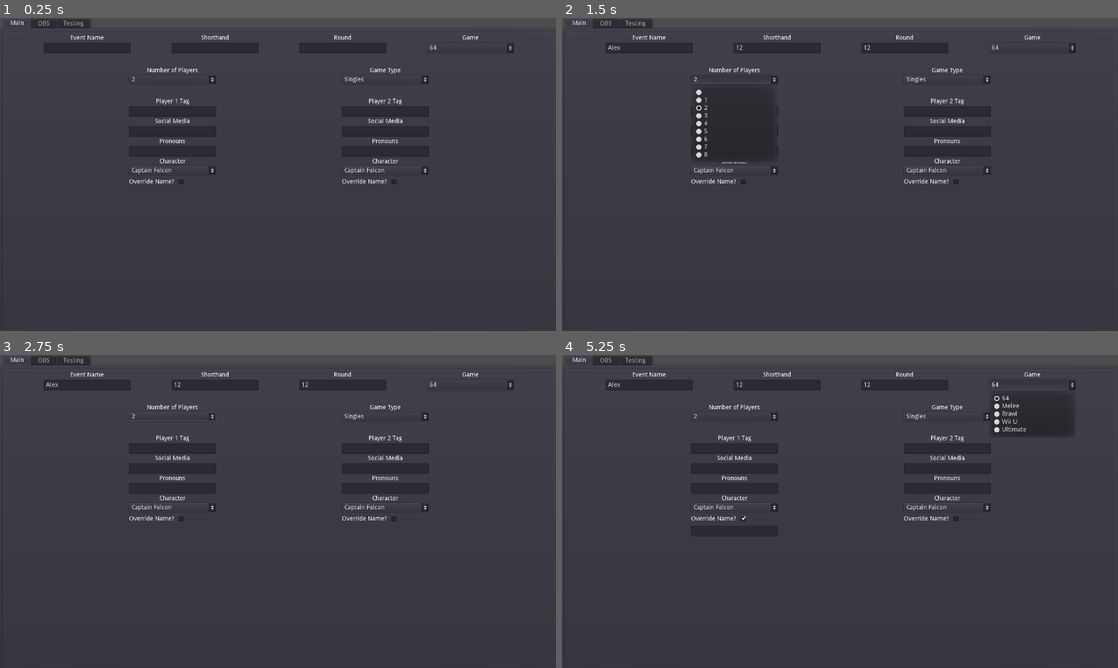
Above: before the commit, frames 1-4 (two rows, left to right).
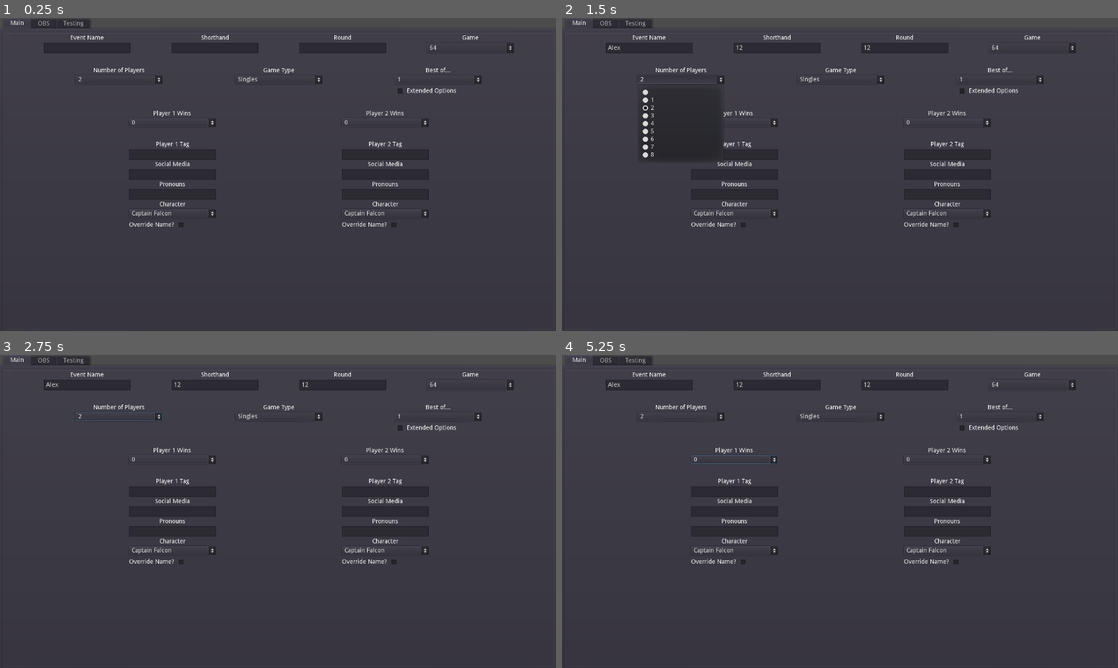
Above: after the commit, the same moments.

Repository: godofgrunts/Potassium-OBS-Controller-2
Game: Godot game, scene res://Main.tscn
Two runs of this game, one before a commit and one after it. Both use one fixed random seed, a clock stepped at 60 frames per second and the inputs below.
Inputs (mouse positions are in pixels of both pictures, inside the frame that each line leads up to):
- Up to frame 1 (0.25 s): no input
- Up to frame 2 (1.5 s): click (650, 49) at 0.52 s; type "Alex" at 0.6 s; click (778, 49) at 0.75 s; type "12" at 0.83 s; click (906, 49) at 0.98 s; type "12" at 1.07 s; click "2" at 1.25 s
- Up to frame 3 (2.75 s): click "Singles" at 2 s
- Up to frame 4 (5.25 s): click (1001, 417) at 2.75 s, where only the run after the commit has a clickable "1"; click (745, 517) at 3.52 s; click (734, 458) at 4.25 s, where only the run after the commit has a clickable "0"; click "64" at 5 s

The runs differ from the first frame. In frame 1, 2.1% of the frame differs, in the area x 14-87%, y 15-67%; in frame 2, 2.6%; in frame 3, 2.2%; in frame 4, 2.8%, in the area x 14-92%, y 8-67%.

Commit message:
Everything linked to OBS
Everything is linked to OBS. For now it's hard coded. In the future I'd like to add an option for the user to be able to change the source names.

Diff:
--- a/Main.gd
+++ b/Main.gd
@@ -25,20 +25,24 @@
 	SignalManager.connect("player_pronoun_changed", self, "_on_player_pronoun_changed")
 	SignalManager.connect("player_character_changed", self, "_on_player_character_changed")
 	SignalManager.connect("player_character_override_changed", self, "_on_player_character_override_changed")
+	SignalManager.connect("score_changed", self, "_on_player_score_changed")
 	_on_NumberOfPlayers_item_selected(2)
 	SignalManager.emit_signal("main_ready", $ObsWebsocket)
 
 
 func _on_EventNameInput_text_changed(new_text: String) -> void:
 	event_name = new_text
+	obs_websocket.send_command("SetSourceSettings", {"sourceName":"EventName", "sourceSettings":{"text":event_name}})
 
 
 func _on_ShorthandInput_text_changed(new_text: String) -> void:
 	shorthand_name = new_text
+	obs_websocket.send_command("SetSourceSettings", {"sourceName":"Shorthand", "sourceSettings":{"text":shorthand_name}})
 
 
 func _on_RoundInput_text_changed(new_text: String) -> void:
 	round_name = new_text
+	obs_websocket.send_command("SetSourceSettings", {"sourceName":"Round", "sourceSettings":{"text":round_name}})
 
 
 func _on_GameDropDown_item_selected(index: int) -> void:
@@ -58,9 +62,13 @@
 		0:
 			_on_NumberOfPlayers_item_selected(2)
 			number_of_players_menu.select(2)
+			$TabContainer/Main/PanelContainer/VBoxContainer/ScoreLine/Player1/Label.text = "Player 1 Wins"
+			$TabContainer/Main/PanelContainer/VBoxContainer/ScoreLine/Player2/Label.text = "Player 2 Wins"
 		1:
 			_on_NumberOfPlayers_item_selected(4)
 			number_of_players_menu.select(4)
+			$TabContainer/Main/PanelContainer/VBoxContainer/ScoreLine/Player1/Label.text = "Team 1 Wins"
+			$TabContainer/Main/PanelContainer/VBoxContainer/ScoreLine/Player2/Label.text = "Team 2 Wins"
 
 func _on_NumberOfPlayers_item_selected(index: int) -> void:
 	SignalManager.emit_signal("reset_player_lines")
@@ -73,7 +81,6 @@
 # warning-ignore:integer_division
 	var line_count = index / 4
 	var modulate_line = index % 4
-	print("modulate_line = %s" % modulate_line)
 
 	if modulate_line != 0:
 		line_count = line_count + 1
@@ -109,6 +116,10 @@
 	var source_name = source + "Character"
 	obs_websocket.send_command("SetSourceSettings", {"sourceName":source_name, "sourceSettings":{"text":text}})
 
+func _on_player_score_changed(source_name, score) -> void:
+	var text = str(score)
+	obs_websocket.send_command("SetSourceSettings", {"sourceName":source_name, "sourceSettings":{"text":text}})
+
 func _on_obs_updated(data) -> void:
 	pass
 func _on_obs_connected() -> void:
--- a/Main.tscn
+++ b/Main.tscn
@@ -7,6 +7,8 @@
 [ext_resource path="res://scripts/PlayerLine.gd" type="Script" id=5]
 [ext_resource path="res://scripts/PlayerCharacter.gd" type="Script" id=6]
 [ext_resource path="res://addons/obs_websocket_gd/obs_ui.tscn" type="PackedScene" id=7]
+[ext_resource path="res://scripts/BestOf.gd" type="Script" id=8]
+[ext_resource path="res://scripts/ScoreLine.gd" type="Script" id=9]
 
 [node name="Main" type="CanvasLayer"]
 script = ExtResource( 1 )
@@ -182,9 +184,122 @@
 [node name="SecondLine" type="HBoxContainer" parent="TabContainer/Main/PanelContainer/VBoxContainer"]
 margin_top = 75.0
 margin_right = 1262.0
-margin_bottom = 113.0
+margin_bottom = 141.0
 
 [node name="Padding" type="Control" parent="TabContainer/Main/PanelContainer/VBoxContainer/SecondLine"]
+margin_right = 159.0
+margin_bottom = 66.0
+grow_horizontal = 0
+grow_vertical = 0
+rect_min_size = Vector2( 50, 0 )
+size_flags_horizontal = 3
+
+[node name="PlayerCount" type="VBoxContainer" parent="TabContainer/Main/PanelContainer/VBoxContainer/SecondLine"]
+margin_left = 163.0
+margin_right = 363.0
+margin_bottom = 66.0
+
+[node name="Label" type="Label" parent="TabContainer/Main/PanelContainer/VBoxContainer/SecondLine/PlayerCount"]
+margin_right = 200.0
+margin_bottom = 14.0
+text = "Number of Players"
+align = 1
+
+[node name="NumberOfPlayers" type="OptionButton" parent="TabContainer/Main/PanelContainer/VBoxContainer/SecondLine/PlayerCount"]
+margin_top = 18.0
+margin_right = 200.0
+margin_bottom = 38.0
+rect_min_size = Vector2( 200, 0 )
+text = "Item 0"
+script = ExtResource( 3 )
+
+[node name="Padding2" type="Control" parent="TabContainer/Main/PanelContainer/VBoxContainer/SecondLine"]
+margin_left = 367.0
+margin_right = 527.0
+margin_bottom = 66.0
+rect_min_size = Vector2( 50, 0 )
+size_flags_horizontal = 3
+
+[node name="GameType" type="VBoxContainer" parent="TabContainer/Main/PanelContainer/VBoxContainer/SecondLine"]
+margin_left = 531.0
+margin_right = 731.0
+margin_bottom = 66.0
+
+[node name="Label" type="Label" parent="TabContainer/Main/PanelContainer/VBoxContainer/SecondLine/GameType"]
+margin_right = 200.0
+margin_bottom = 14.0
+text = "Game Type"
+align = 1
+
+[node name="GameTypeOptions" type="OptionButton" parent="TabContainer/Main/PanelContainer/VBoxContainer/SecondLine/GameType"]
+margin_top = 18.0
+margin_right = 200.0
+margin_bottom = 38.0
+rect_min_size = Vector2( 200, 0 )
+script = ExtResource( 2 )
+data_type = "modes"
+
+[node name="Padding3" type="Control" parent="TabContainer/Main/PanelContainer/VBoxContainer/SecondLine"]
+margin_left = 735.0
+margin_right = 894.0
+margin_bottom = 66.0
+rect_min_size = Vector2( 50, 0 )
+size_flags_horizontal = 3
+
+[node name="BestOf" type="VBoxContainer" parent="TabContainer/Main/PanelContainer/VBoxContainer/SecondLine"]
+margin_left = 898.0
+margin_right = 1098.0
+margin_bottom = 66.0
+script = ExtResource( 8 )
+
+[node name="Label" type="Label" parent="TabContainer/Main/PanelContainer/VBoxContainer/SecondLine/BestOf"]
+margin_right = 200.0
+margin_bottom = 14.0
+text = "Best of..."
+align = 1
+
+[node name="BestOfButton" type="OptionButton" parent="TabContainer/Main/PanelContainer/VBoxContainer/SecondLine/BestOf"]
+margin_top = 18.0
+margin_right = 200.0
+margin_bottom = 38.0
+rect_min_size = Vector2( 200, 0 )
+
+[node name="VBoxContainer" type="HBoxContainer" parent="TabContainer/Main/PanelContainer/VBoxContainer/SecondLine/BestOf"]
+margin_top = 42.0
+margin_right = 200.0
+margin_bottom = 66.0
+
+[node name="CheckBox" type="CheckBox" parent="TabContainer/Main/PanelContainer/VBoxContainer/SecondLine/BestOf/VBoxContainer"]
+margin_right = 24.0
+margin_bottom = 24.0
+
+[node name="Label" type="Label" parent="TabContainer/Main/PanelContainer/VBoxContainer/SecondLine/BestOf/VBoxContainer"]
+margin_left = 28.0
+margin_top = 5.0
+margin_right = 142.0
+margin_bottom = 19.0
+text = "Extended Options"
+
+[node name="Padding4" type="Control" parent="TabContainer/Main/PanelContainer/VBoxContainer/SecondLine"]
+margin_left = 1102.0
+margin_right = 1262.0
+margin_bottom = 66.0
+rect_min_size = Vector2( 50, 0 )
+size_flags_horizontal = 3
+
+[node name="Padding2" type="Control" parent="TabContainer/Main/PanelContainer/VBoxContainer"]
+margin_top = 145.0
+margin_right = 1262.0
+margin_bottom = 170.0
+rect_min_size = Vector2( 0, 25 )
+
+[node name="ScoreLine" type="HBoxContainer" parent="TabContainer/Main/PanelContainer/VBoxContainer"]
+margin_top = 174.0
+margin_right = 1262.0
+margin_bottom = 212.0
+script = ExtResource( 9 )
+
+[node name="Padding" type="Control" parent="TabContainer/Main/PanelContainer/VBoxContainer/ScoreLine"]
 margin_right = 282.0
 margin_bottom = 38.0
 grow_horizontal = 0
@@ -192,68 +307,68 @@
 rect_min_size = Vector2( 50, 0 )
 size_flags_horizontal = 3
 
-[node name="PlayerCount" type="VBoxContainer" parent="TabContainer/Main/PanelContainer/VBoxContainer/SecondLine"]
+[node name="Player1" type="VBoxContainer" parent="TabContainer/Main/PanelContainer/VBoxContainer/ScoreLine"]
 margin_left = 286.0
 margin_right = 486.0
 margin_bottom = 38.0
 
-[node name="Label" type="Label" parent="TabContainer/Main/PanelContainer/VBoxContainer/SecondLine/PlayerCount"]
-margin_right = 200.0
-margin_bottom = 14.0
-text = "Number of Players"
-align = 1
-
-[node name="NumberOfPlayers" type="OptionButton" parent="TabContainer/Main/PanelContainer/VBoxContainer/SecondLine/PlayerCount"]
+[node name="Label" type="Label" parent="TabContainer/Main/PanelContainer/VBoxContainer/ScoreLine/Player1"]
+margin_right = 200.0
+margin_bottom = 14.0
+text = "Player 1 Wins"
+align = 1
+
+[node name="OptionButton" type="OptionButton" parent="TabContainer/Main/PanelContainer/VBoxContainer/ScoreLine/Player1"]
 margin_top = 18.0
 margin_right = 200.0
 margin_bottom = 38.0
 rect_min_size = Vector2( 200, 0 )
-text = "Item 0"
-script = ExtResource( 3 )
-
-[node name="Padding2" type="Control" parent="TabContainer/Main/PanelContainer/VBoxContainer/SecondLine"]
+
+[node name="Padding2" type="Control" parent="TabContainer/Main/PanelContainer/VBoxContainer/ScoreLine"]
 margin_left = 490.0
 margin_right = 772.0
 margin_bottom = 38.0
-rect_min_size = Vector2( 50, 0 )
-size_flags_horizontal = 3
-
-[node name="GameType" type="VBoxContainer" parent="TabContainer/Main/PanelContainer/VBoxContainer/SecondLine"]
+grow_horizontal = 0
+grow_vertical = 0
+rect_min_size = Vector2( 50, 0 )
+size_flags_horizontal = 3
+
+[node name="Player2" type="VBoxContainer" parent="TabContainer/Main/PanelContainer/VBoxContainer/ScoreLine"]
 margin_left = 776.0
 margin_right = 976.0
 margin_bottom = 38.0
 
-[node name="Label" type="Label" parent="TabContainer/Main/PanelContainer/VBoxContainer/SecondLine/GameType"]
-margin_right = 200.0
-margin_bottom = 14.0
-text = "Game Type"
-align = 1
-
-[node name="GameTypeOptions" type="OptionButton" parent="TabContainer/Main/PanelContainer/VBoxContainer/SecondLine/GameType"]
+[node name="Label" type="Label" parent="TabContainer/Main/PanelContainer/VBoxContainer/ScoreLine/Player2"]
+margin_right = 200.0
+margin_bottom = 14.0
+text = "Player 2 Wins"
+align = 1
+
+[node name="OptionButton" type="OptionButton" parent="TabContainer/Main/PanelContainer/VBoxContainer/ScoreLine/Player2"]
 margin_top = 18.0
 margin_right = 200.0
 margin_bottom = 38.0
 rect_min_size = Vector2( 200, 0 )
-script = ExtResource( 2 )
-data_type = "modes"
-
-[node name="Padding3" type="Control" parent="TabContainer/Main/PanelContainer/VBoxContainer/SecondLine"]
+
+[node name="Padding3" type="Control" parent="TabContainer/Main/PanelContainer/VBoxContainer/ScoreLine"]
 margin_left = 980.0
 margin_right = 1262.0
 margin_bottom = 38.0
-rect_min_size = Vector2( 50, 0 )
-size_flags_horizontal = 3
-
-[node name="Padding2" type="Control" parent="TabContainer/Main/PanelContainer/VBoxContainer"]
-margin_top = 117.0
+grow_horizontal = 0
+grow_vertical = 0
+rect_min_size = Vector2( 50, 0 )
+size_flags_horizontal = 3
+
+[node name="Padding3" type="Control" parent="TabContainer/Main/PanelContainer/VBoxContainer"]
+margin_top = 216.0
 margin_right = 1262.0
-margin_bottom = 142.0
+margin_bottom = 241.0
 rect_min_size = Vector2( 0, 25 )
 
 [node name="PlayerLine1" type="HBoxContainer" parent="TabContainer/Main/PanelContainer/VBoxContainer"]
-margin_top = 146.0
+margin_top = 245.0
 margin_right = 1262.0
-margin_bottom = 146.0
+margin_bottom = 245.0
 script = ExtResource( 5 )
 
 [node name="Padding1" type="Control" parent="TabContainer/Main/PanelContainer/VBoxContainer/PlayerLine1"]
@@ -1175,6 +1290,8 @@
 [connection signal="item_selected" from="TabContainer/Main/PanelContainer/VBoxContainer/TopLine/GameColumn/GameDropDown" to="." method="_on_GameDropDown_item_selected"]
 [connection signal="item_selected" from="TabContainer/Main/PanelContainer/VBoxContainer/SecondLine/PlayerCount/NumberOfPlayers" to="." method="_on_NumberOfPlayers_item_selected"]
 [connection signal="item_selected" from="TabContainer/Main/PanelContainer/VBoxContainer/SecondLine/GameType/GameTypeOptions" to="." method="_on_GameTypeOptions_item_selected"]
+[connection signal="item_selected" from="TabContainer/Main/PanelContainer/VBoxContainer/SecondLine/BestOf/BestOfButton" to="TabContainer/Main/PanelContainer/VBoxContainer/SecondLine/BestOf" method="_on_BestOfButton_item_selected"]
+[connection signal="toggled" from="TabContainer/Main/PanelContainer/VBoxContainer/SecondLine/BestOf/VBoxContainer/CheckBox" to="TabContainer/Main/PanelContainer/VBoxContainer/SecondLine/BestOf" method="_on_CheckBox_toggled"]
 [connection signal="toggled" from="TabContainer/Main/PanelContainer/VBoxContainer/PlayerLine1/Player1/Override/CheckBox" to="TabContainer/Main/PanelContainer/VBoxContainer/PlayerLine1/Player1" method="_on_CheckBox_toggled"]
 [connection signal="toggled" from="TabContainer/Main/PanelContainer/VBoxContainer/PlayerLine1/Player2/Override/CheckBox" to="TabContainer/Main/PanelContainer/VBoxContainer/PlayerLine1/Player2" method="_on_CheckBox_toggled"]
 [connection signal="toggled" from="TabContainer/Main/PanelContainer/VBoxContainer/PlayerLine1/Player3/Override/CheckBox" to="TabContainer/Main/PanelContainer/VBoxContainer/PlayerLine1/Player3" method="_on_CheckBox_toggled"]
--- /dev/null
+++ b/scripts/BestOf.gd
@@ -0,0 +1,28 @@
+extends VBoxContainer
+
+enum ranges {NORMAL=8,EXTENDED=102}
+
+func _ready() -> void:
+	reset_dropdown()
+	_add_numbers(ranges.NORMAL)
+
+
+func _on_CheckBox_toggled(button_pressed : bool):
+	reset_dropdown()
+	if button_pressed:
+		_add_numbers(ranges.EXTENDED)
+	if not button_pressed:
+		_add_numbers(ranges.NORMAL)
+
+func _add_numbers(max_range) -> void:
+	for i in range(1,max_range):
+		if i % 2 != 0:
+			$BestOfButton.add_item(str(i))
+
+func reset_dropdown():
+	for i in $BestOfButton.get_item_count():
+		$BestOfButton.remove_item(0)
+
+
+func _on_BestOfButton_item_selected(index):
+	SignalManager.emit_signal("best_of_changed", $BestOfButton.get_item_text(index))
--- /dev/null
+++ b/scripts/ScoreLine.gd
@@ -0,0 +1,38 @@
+extends HBoxContainer
+
+
+func _ready() -> void:
+# warning-ignore:return_value_discarded
+	SignalManager.connect("best_of_changed", self, "_on_best_of_changed")
+	$Player1/OptionButton.connect("item_selected", self, "_on_score_change_player1")
+	$Player2/OptionButton.connect("item_selected", self, "_on_score_change_player2")
+	_on_best_of_changed(1)
+
+func _on_best_of_changed(max_range) -> void:
+	print(max_range)
+	reset_dropdown()
+
+# warning-ignore:integer_division
+	var half = int(max_range) / 2
+	for i in range(0,half + 2):
+		$Player1/OptionButton.add_item(str(i))
+		$Player2/OptionButton.add_item(str(i))
+
+func _add_numbers(max_range) -> void:
+	for i in range(1,max_range):
+		if i % 2 != 0:
+			$BestOfButton.add_item(str(i))
+
+func reset_dropdown() -> void:
+	for i in $Player1/OptionButton.get_item_count():
+		$Player1/OptionButton.remove_item(0)
+	for i in $Player2/OptionButton.get_item_count():
+		$Player2/OptionButton.remove_item(0)
+
+func _on_score_change_player1(index) -> void:
+	var new_score = $Player1/OptionButton.get_item_index(index)
+	SignalManager.emit_signal("score_changed", "Player1Score", new_score)
+
+func _on_score_change_player2(index) -> void:
+	var new_score = $Player2/OptionButton.get_item_index(index)
+	SignalManager.emit_signal("score_changed", "Player2Score", new_score)
--- a/singletons/SignalManager.gd
+++ b/singletons/SignalManager.gd
@@ -13,6 +13,10 @@
 # warning-ignore:unused_signal
 signal player_pronoun_changed(obs_source, new_pronoun)
 # warning-ignore:unused_signal
-signal player_character_changed(obs_secure, new_character)
+signal player_character_changed(obs_source, new_character)
 # warning-ignore:unused_signal
-signal player_character_override_changed(obs_secure, new_character_override)
+signal player_character_override_changed(obs_source, new_character_override)
+# warning-ignore:unused_signal
+signal best_of_changed(new_max)
+# warning-ignore:unused_signal
+signal score_changed(obs_source, new_score)
Not shown: 1 places in Main.tscn that only renumber resources
